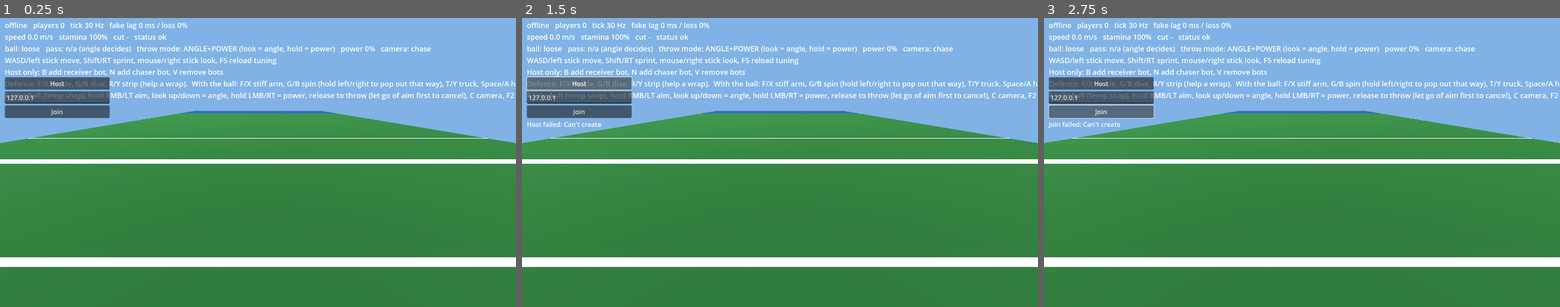
Above: before the commit, frames 1-3 (left to right).
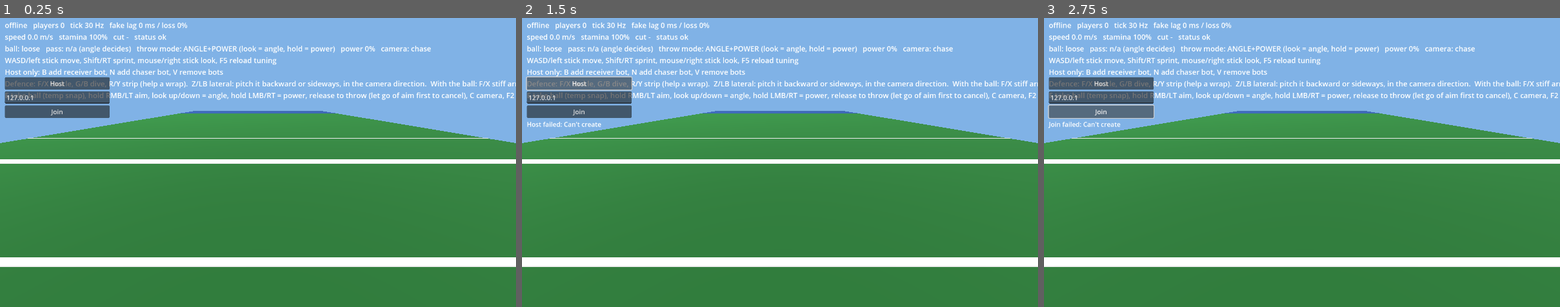
Above: after the commit, the same moments.

Repository: BusherBridi/footy
Game: Godot game, scene res://game/main.tscn
The game is run twice, just before and just after one commit, with the same random seed, the same clock (stepped at 60 frames per second) and the same inputs.
Inputs (mouse positions are in pixels of both pictures, inside the frame that each line leads up to):
- Up to frame 1 (0.25 s): no input
- Up to frame 2 (1.5 s): tap Enter at 0.5 s; move the mouse to (893, 148) at 0.52 s; hold D (move_right) 0.53-1.25 s; hold Right mouse button (aim) 0.53-1.25 s; click (893, 148) at 0.67 s; tap G (dive) at 0.8 s; click "Host" at 1.25 s
- Up to frame 3 (2.75 s): click "Join" at 2 s

The runs differ from the first frame. In frame 1, 0.7% of the frame differs, in the area x 37-100%, y 21-25%; in frame 2, 0.7%; in frame 3, 0.7%.

Commit message:
Laterals: short backward/sideways pitch in the camera direction; dropped pitches stay live
Co-Authored-By: Claude Sonnet 5.5 <noreply@anthropic.com>
Claude-Session: https://claude.ai/code/session_019sG5UHM1GGRNY1UxwzgmJ9

Diff:
--- a/godot/game/bot_brain.gd
+++ b/godot/game/bot_brain.gd
@@ -6,6 +6,7 @@
 ##   route   runs a receiver route from where it spawned, rests, jogs back, repeats
 ## With is_qb it also takes the ball and throws downfield now and then.
 
+var lateral_chance := 0.0        # QB bots: chance to pitch it back instead of throwing
 var role := ""                  # "chase": runs at the ball carrier and tackles
 var is_qb := false
 var aim_mode := false           # throw with the look-up aim + tap instead of hold-to-charge
@@ -144,7 +145,12 @@
 	match _phase:
 		0:  # wait, then start a throw
 			_throw_wait -= dt
-			if _throw_wait <= 0.0:
+			if _throw_wait <= 0.0 and rng.randf() < lateral_chance:
+				out["lateral"] = true
+				out["yaw"] = PI + rng.randf_range(-0.5, 0.5)     # backward
+				_throw_wait = rng.randf_range(2.0, 4.0)
+				_take_cd = 3.0
+			elif _throw_wait <= 0.0:
 				_phase = 1
 				var ct: float = tuning["throw"]["power_charge_time"] if aim_mode else tuning["throw"]["charge_time"]
 				_charge_left = rng.randf_range(0.2, 1.0) * float(ct)
--- a/godot/game/input_setup.gd
+++ b/godot/game/input_setup.gd
@@ -23,6 +23,7 @@
 	_action("look_down", [_axis(JOY_AXIS_RIGHT_Y, 1.0)])
 	_action("tackle", [_key(KEY_F), _button(JOY_BUTTON_X), _mouse(MOUSE_BUTTON_XBUTTON1)])
 	_action("dive", [_key(KEY_G), _button(JOY_BUTTON_B)])
+	_action("lateral", [_key(KEY_Z), _button(JOY_BUTTON_LEFT_SHOULDER)])
 	_action("strip", [_key(KEY_R), _button(JOY_BUTTON_Y)])      # a defender's Y; the carrier's Y is truck
 	_action("truck", [_key(KEY_T), _button(JOY_BUTTON_Y)])
 	_action("hurdle", [_key(KEY_SPACE), _button(JOY_BUTTON_A)])
--- a/godot/game/main.gd
+++ b/godot/game/main.gd
@@ -21,6 +21,7 @@
 var _dive_latch := false
 var _truck_latch := false
 var _strip_latch := false
+var _lateral_latch := false
 var _hurdle_latch := false
 var event_label := Label.new()
 var _event_time := 0.0
@@ -50,6 +51,8 @@
 		brain = BotBrain.new()
 		brain.is_qb = args.has("qb")
 		brain.aim_mode = args.has("aimmode")
+		if args.has("lateral"):
+			brain.lateral_chance = 0.5
 		if args.has("route"):
 			brain.route_name = "" if args["route"] is bool else String(args["route"])
 			if brain.route_name == "":
@@ -123,6 +126,8 @@
 	_truck_latch = false
 	var strip := _strip_latch
 	_strip_latch = false
+	var lateral := _lateral_latch
+	_lateral_latch = false
 	var hurdle := _hurdle_latch
 	_hurdle_latch = false
 	return {
@@ -140,6 +145,7 @@
 		"dive": dive,
 		"truck": truck,
 		"strip": strip,
+		"lateral": lateral,
 		"hurdle": hurdle,
 	}
 
@@ -205,6 +211,8 @@
 		Tuning.reload()
 	if Input.is_action_just_pressed("tackle"):
 		_tackle_latch = true
+	if Input.is_action_just_pressed("lateral"):
+		_lateral_latch = true
 	if Input.is_action_just_pressed("strip"):
 		_strip_latch = true
 	if Input.is_action_just_pressed("truck"):
@@ -250,7 +258,7 @@
 	var bot_tag := ""
 	if brain:
 		bot_tag = "[BOT %s%s]  " % ["route=" + brain.route_name if brain.route_name != "" else "wander", " + QB" if brain.is_qb else ""]
-	hud.text = bot_tag + "%s   players %d   tick %d Hz   fake l …(300 unchanged characters)… le, G/B dive, R/Y strip (help a wrap).  With the ball: F/X stiff arm, G/B spin ( …(262 unchanged characters)…
+	hud.text = bot_tag + "%s   players %d   tick %d Hz   fake l …(300 unchanged characters)… le, G/B dive, R/Y strip (help a wrap).  Z/LB lateral: pitch it backward or sideways, in the camera direction.  With the ball: F/X stiff arm, G/B spin ( …(262 unchanged characters)…
 		role, session.athletes.size(), int(n["tick_hz"]), int(n["sim_latency_ms"]), int(n["sim_loss_pct"]),
 		s.speed, int(s.stamina * 100.0), "plant" if s.cut_timer > 0.0 else "-", ["ok", "STUMBLE", "DOWN", "DIVE", "SPIN", "TRUCK", "HURDLE", "POP", "WRAPPED", "HOLDING"][int(s.status)],
 		["loose", "held", "in flight"][int(session.view_ball.get("kind", 0))], "n/a (angle decides)" if throw_mode == NetSession.ThrowMode.AIM else ("LOB" if lob else "BULLET"),
--- a/godot/net/net_session.gd
+++ b/godot/net/net_session.gd
@@ -62,6 +62,7 @@
 var ball_yaw := 0.0
 var ball_charge := 0.0
 var ball_lob := false
+var ball_lateral := false         # a pitch: if nobody catches it, it stays live like a fumble
 var ball_angle := -1.0           # launch angle (radians) for angle+power throws, -1 for the old model
 var ball_thrower := 0
 var ball_loose := Vector3(0, 0.3, 0)
@@ -243,6 +244,8 @@
 		_sv_tackle(1)
 	if inp.get("dive", false):
 		_sv_dive(1)
+	if inp.get("lateral", false):
+		_sv_lateral(1, inp.get("yaw", 0.0))
 	if inp.get("strip", false):
 		_sv_strip(1)
 	if inp.get("truck", false):
@@ -324,6 +327,9 @@
 		_send(func(): if cl_connected: rpc_id(1, "rpc_tackle"))
 	if inp.get("dive", false):
 		_send(func(): if cl_connected: rpc_id(1, "rpc_dive"))
+	if inp.get("lateral", false):
+		var lat_yaw: float = inp.get("yaw", 0.0)
+		_send(func(): if cl_connected: rpc_id(1, "rpc_lateral", lat_yaw))
 	if inp.get("strip", false):
 		_send(func(): if cl_connected: rpc_id(1, "rpc_strip"))
 	if inp.get("truck", false):
@@ -407,6 +413,12 @@
 func rpc_dive() -> void:
 	if mode == Mode.HOST:
 		_sv_dive(multiplayer.get_remote_sender_id())
+
+
+@rpc("any_peer", "reliable")
+func rpc_lateral(yaw: float) -> void:
+	if mode == Mode.HOST:
+		_sv_lateral(multiplayer.get_remote_sender_id(), yaw)
 
 
 @rpc("any_peer", "reliable")
@@ -819,10 +831,35 @@
 	ball_lob = lob
 	ball_angle = angle if angle >= 0.0 else -1.0
 	ball_live = false
+	ball_lateral = false
 	ball_launch_tick = sv_tick
 	ball_thrower = id
 	ball_kind = Ball.FLIGHT
 	ball_holder = 0
+
+
+## A pitch: a short, flat toss that may only go backward or sideways (upfield is -z).
+func _sv_lateral(id: int, yaw: float) -> void:
+	var p: SvPlayer = sv_players.get(id)
+	if p == null or ball_kind != Ball.HELD or ball_holder != id or p.state.status == AthleteState.Status.DOWN:
+		return
+	var th: Dictionary = Tuning.section("throw")
+	var dir := Vector2(-sin(yaw), -cos(yaw))
+	if dir.y < -sin(deg_to_rad(float(th["lateral_forward_slack_deg"]))):
+		_announce("%s can't pitch the ball forward" % _name(id))
+		return
+	ball_p0 = Vector3(p.state.pos.x, float(th["lateral_release_height"]), p.state.pos.y)
+	ball_yaw = yaw
+	ball_charge = inverse_lerp(float(th["min_range"]), float(th["max_range"]), float(th["lateral_range"]))
+	ball_lob = false
+	ball_angle = -1.0
+	ball_live = false
+	ball_lateral = true
+	ball_launch_tick = sv_tick
+	ball_thrower = id
+	ball_kind = Ball.FLIGHT
+	ball_holder = 0
+	_log_event("%s pitches it back" % _name(id))
 
 
 func _ball_tick(dt: float) -> void:
@@ -839,6 +876,8 @@
 	for k in 3:
 		var ts := minf(maxf(0.0, t_now - dt * (2 - k) / 3.0), float(fl["T"]))
 		var bpos := BallFlight.position_at(ball_p0, fl, g, ts)
+		if ball_lateral and Vector2(bpos.x - ball_p0.x, bpos.z - ball_p0.z).length() < float(Tuning.section("throw")["lateral_min_travel"]):
+			continue       # a pitch can't be grabbed right at the thrower's hands
 		var cands: Array = []
 		for id in sv_players:
 			if id == ball_thrower and ts < float(c["thrower_grace"]):
@@ -853,16 +892,26 @@
 		if cands.size() > 1 and cands[1][0] - cands[0][0] <= float(c["tie_margin"]):
 			ball_kind = Ball.LOOSE      # contested tie: incomplete
 			ball_loose = Vector3(bpos.x, float(Tuning.section("throw")["ball_radius"]), bpos.z)
+			_loose_after_flight()
 			_log_event("incomplete: tie between %d and %d" % [cands[0][1], cands[1][1]])
 		else:
 			ball_kind = Ball.HELD
 			ball_holder = cands[0][1]
+			ball_live = false
 			_log_event("catch by %d (%.2f m from the ball, %d in range)" % [ball_holder, cands[0][0], cands.size()])
 		return
 	if t_now >= float(fl["T"]):
 		ball_kind = Ball.LOOSE
 		ball_loose = fl["land"]
-		_log_event("incomplete: ball hit the ground")
+		_loose_after_flight()
+		_log_event("lateral hit the ground (live ball)" if ball_lateral else "incomplete: ball hit the ground")
+
+
+## An incomplete forward pass is dead; a dropped lateral is a live ball anyone can recover.
+func _loose_after_flight() -> void:
+	ball_live = ball_lateral
+	ball_vel = Vector2.ZERO
+	ball_live_age = 0.0
 
 
 ## A live loose ball slides to a stop; anyone on their feet who gets close picks it up.
--- /dev/null
+++ b/godot/tests/lateral_test.gd
@@ -0,0 +1,83 @@
+extends Node
+## Lateral (pitch) checks. Run headless:
+##   godot --headless --path godot res://tests/lateral_test.tscn
+var s: NetSession
+
+
+func _ready():
+	var root3d := Node3D.new()
+	add_child(root3d)
+	s = NetSession.new()
+	s.athlete_parent = root3d
+	add_child(s)
+	s.start_host(7793)
+	print("%-48s %s" % ["case", "result"])
+	print("%-48s %s" % ["pitch straight back (yaw 180 deg)", run(PI, [])])
+	print("%-48s %s" % ["pitch sideways (yaw 90 deg)", run(PI / 2.0, [])])
+	print("%-48s %s" % ["pitch forward (yaw 0) is refused", run(0.0, [])])
+	print("%-48s %s" % ["pitch 4 deg forward (inside the 5 deg slack)", run(deg_to_rad(86.0), [])])
+	print("%-48s %s" % ["pitch 10 deg forward (refused)", run(deg_to_rad(80.0), [])])
+	print("%-48s %s" % ["teammate waiting 10 m back catches it", run(PI, [[4, Vector2(0, 25.0)]])])
+	print("%-48s %s" % ["nobody there: live ball on the ground", run(PI, [])])
+	print("%-48s %s" % ["down carrier can't pitch", run(PI, [], true)])
+	print("%-48s %s" % ["pitching out of a wrap ends the wrap", wrapped_pitch()])
+	get_tree().quit()
+
+
+func setup(extra: Array, down := false) -> void:
+	for id in s.sv_players.keys():
+		if id != 1:
+			s.sv_players.erase(id)
+	var me: AthleteState = s.sv_players[1].state
+	me.pos = Vector2(0, 15)
+	me.heading = Vector2(0, -1)
+	me.speed = 0.0
+	me.status = AthleteState.Status.DOWN if down else AthleteState.Status.OK
+	s.sv_players[1].queue.clear()
+	for e in extra:
+		s._add_sv_player(e[0])
+		s.sv_players[e[0]].state.pos = e[1]
+		s.sv_players[e[0]].state.speed = 0.0
+	s.ball_kind = NetSession.Ball.HELD
+	s.ball_holder = 1
+	s.ball_live = false
+	s.ball_lateral = false
+
+
+func run(yaw: float, extra: Array, down := false) -> String:
+	setup(extra, down)
+	var out: Array = []
+	var cb := func(x): out.append(x)
+	s.event_text.connect(cb)
+	s._sv_lateral(1, yaw)
+	s.event_text.disconnect(cb)
+	if s.ball_kind != NetSession.Ball.FLIGHT:
+		return "refused%s" % ((" (" + str(out[0]) + ")") if out.size() > 0 else "")
+	var fl := BallFlight.launch(s.ball_p0, s.ball_yaw, s.ball_charge, s.ball_lob, Tuning.data)
+	var land: Vector3 = fl["land"]
+	var n := 0
+	for i in 200:
+		n += 1
+		s.sv_tick += 1
+		s._ball_tick(1.0 / 30.0)
+		if s.ball_kind != NetSession.Ball.FLIGHT:
+			break
+	var res := "flew %.1f m to (%.1f, %.1f) in %.2fs; " % [Vector2(land.x, land.z).distance_to(Vector2(0, 15)), land.x, land.z, n / 30.0]
+	if s.ball_kind == NetSession.Ball.HELD:
+		res += "CAUGHT by player %d" % s.ball_holder
+	else:
+		res += "loose, %s" % ("LIVE" if s.ball_live else "dead")
+	return res
+
+
+func wrapped_pitch() -> String:
+	setup([[3, Vector2(0.9, 15.0)]])
+	var c: NetSession.SvPlayer = s.sv_players[1]
+	c.state.pos = Vector2(0, 15)
+	s._start_wrap(3, 1, 6.0)
+	var before: String = ["ok", "stumble", "down", "diving", "spin", "truck", "hurdle", "pop", "wrapped", "holding"][c.state.status]
+	s._sv_lateral(1, PI)
+	s._host_tick(1.0 / 30.0)
+	var after: String = ["ok", "stumble", "down", "diving", "spin", "truck", "hurdle", "pop", "wrapped", "holding"][c.state.status]
+	var h: String = ["ok", "stumble", "down", "diving", "spin", "truck", "hurdle", "pop", "wrapped", "holding"][s.sv_players[3].state.status]
+	return "carrier %s -> %s, holder -> %s, ball %s" % [before, after, h, ["loose", "held", "flight"][s.ball_kind]]
--- /dev/null
+++ b/godot/tests/lateral_test.tscn
@@ -0,0 +1,6 @@
+[gd_scene load_steps=2 format=3]
+
+[ext_resource type="Script" path="res://tests/lateral_test.gd" id="1"]
+
+[node name="LateralTest" type="Node"]
+script = ExtResource("1")
--- a/godot/tuning.json
+++ b/godot/tuning.json
@@ -93,7 +93,11 @@
     "power_speed_max": 34.0,
     "angle_min_deg": 3.0,
     "angle_max_deg": 55.0,
-    "power_charge_time": 1.0
+    "power_charge_time": 1.0,
+    "lateral_range": 10.0,
+    "lateral_forward_slack_deg": 5.0,
+    "lateral_release_height": 1.3,
+    "lateral_min_travel": 2.5
   },
   "bot": {
     "routes_yards": {
